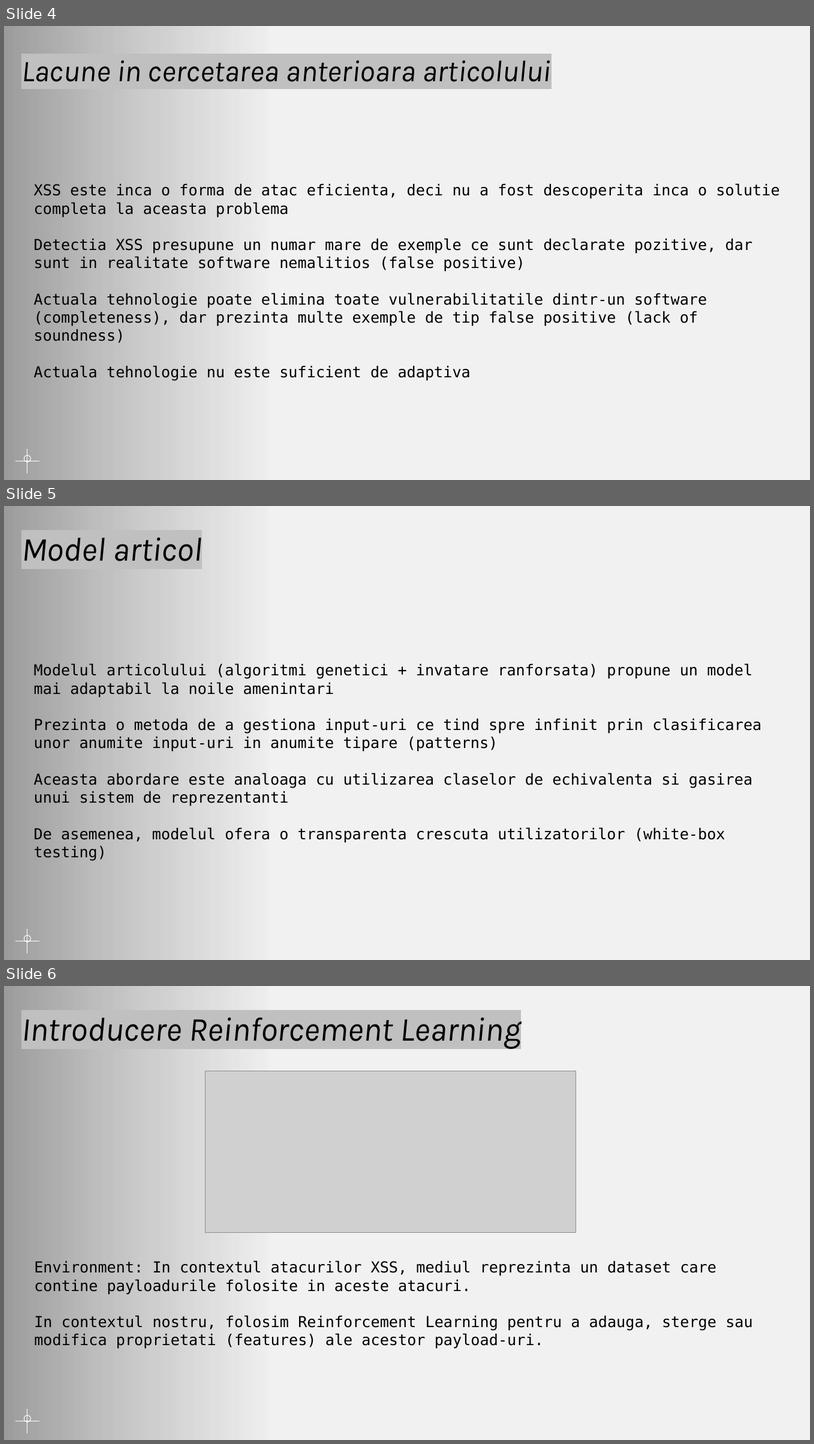
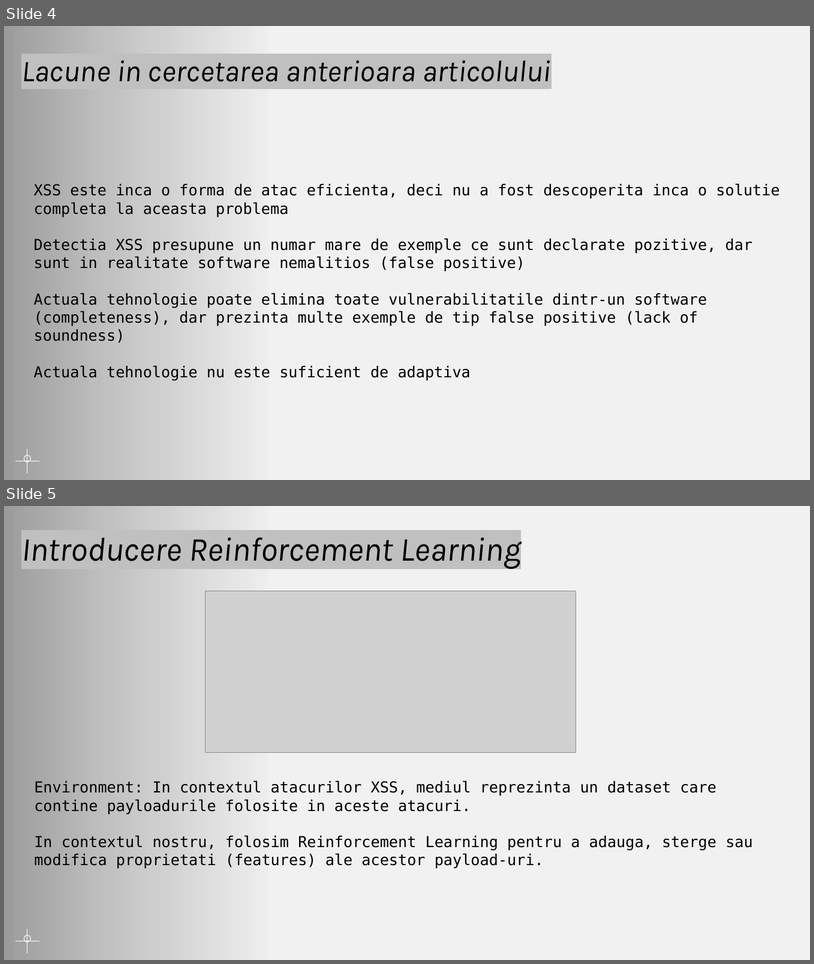
Before and after one commit to AntonioN09/ProiectTSS, a slide deck: Proiect_TSS.pptx. Shown one above the other, each under a label of ours: slides 4, 5 and 6 before the commit, slides 4 and 5 after it. The pictures are 814x1444 and 814x964 pixels, drawn with LibreOffice and Linux fonts; fonts in the diff are those of the drawing; grey boxes stand for pictures; background and template pictures are left out. Boxes give left, top, right and bottom in pixels: in the first picture for what was removed or moved away, otherwise in the second. Text is boxed around its words. In the diff, an @@ line names an element or a change of style, - is before the commit and + after.

```diff
--- a/Proiect_TSS.pptx
+++ b/Proiect_TSS.pptx
@@ slide 5 removed at <box>4,506,810,960</box>, background picture (left out) @@
@@ rectangle removed at <box>4,506,270,960</box> @@
@@ title removed at <box>21,537,202,561</box> @@
-Model articol
@@ text removed at <box>34,663,762,843</box> @@
-Modelul articolului (algoritmi genetici + invatare ranforsata) propune un model mai adaptabil la noile amenintari
-Prezinta o metoda de a gestiona input-uri ce tind spre infinit prin clasificarea unor anumite input-uri in anumite tipare (patterns)
-Aceasta abordare este analoaga cu utilizarea claselor de echivalenta si gasirea unui sistem de reprezentanti
-De asemenea, modelul ofera o transparenta crescuta utilizatorilor (white-box testing)
@@ ellipse removed at <box>24,935,30,942</box> @@
@@ line removed from (27, 953) to (27, 929) @@
@@ line removed from (15, 941) to (39, 941) @@
@@ what was slide 6 is now slide 5 @@
```
Also in this commit, not shown: 5 slides changed, 8 slides added, 2 other files.
